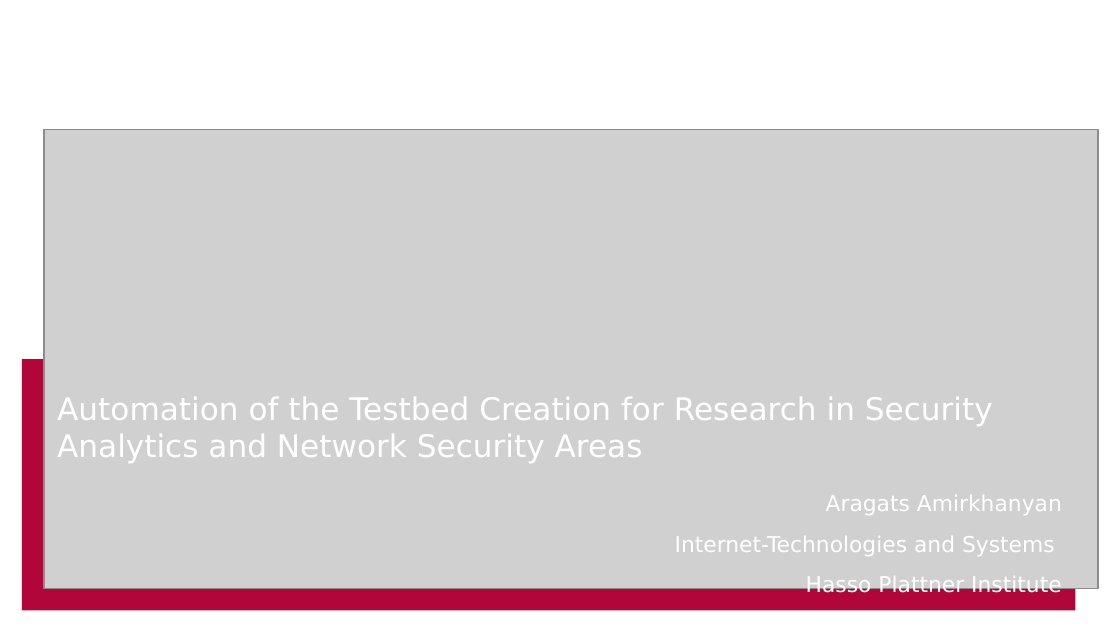
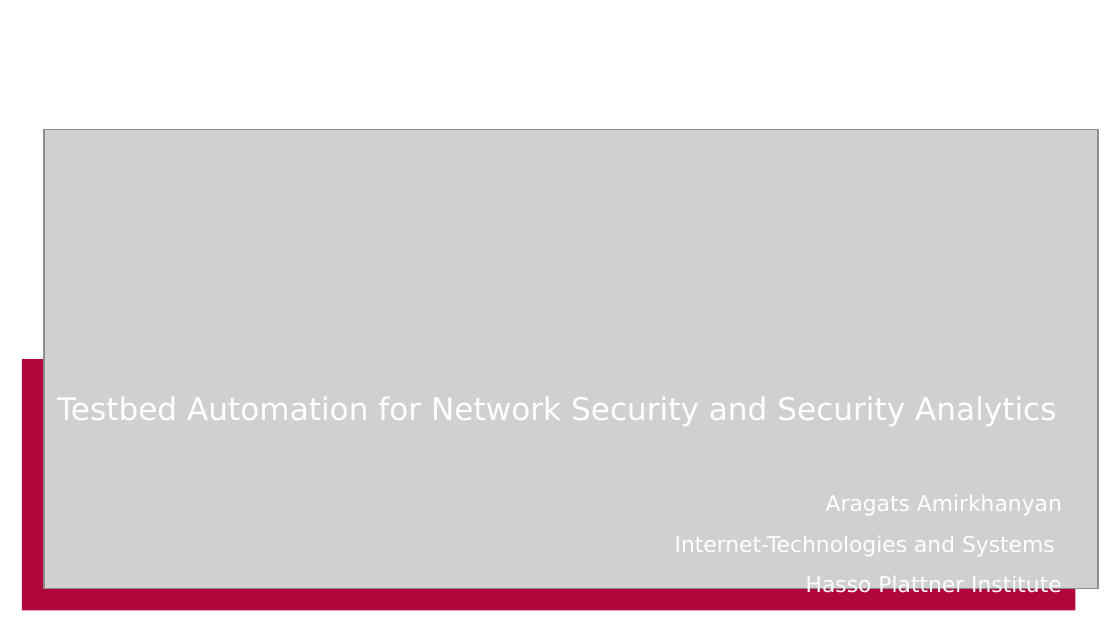
Before and after one commit to aragats/HPI, a slide deck: slide 1 of Research School/Retreat/Fall 2014/retreat draft 4/Aragats_Amirkhanyan_Fall_Retreat_2014.pptx. Drawn at 1120x630 pixels with LibreOffice and Linux fonts; fonts in the diff are those of the drawing; grey boxes stand for pictures; background and template pictures are left out. Boxes give left, top, right and bottom in pixels: in the first picture for what was removed or moved away, otherwise in the second. Text is boxed around its words. In the diff, an @@ line names an element or a change of style, - is before the commit and + after.

```diff
--- a/Research School/Retreat/Fall 2014/retreat draft 4/Aragats_Amirkhanyan_Fall_Retreat_2014.pptx
+++ b/Research School/Retreat/Fall 2014/retreat draft 4/Aragats_Amirkhanyan_Fall_Retreat_2014.pptx
@@ title at [57, 397, 1056, 426]: text changed @@
-Automation of the Testbed Creation for Research in Security Analytics and Network Security Areas
+Testbed Automation for Network Security and Security Analytics
```
Also in this commit, not shown: 13 other slides changed, 4 slides removed, 3 other files.
